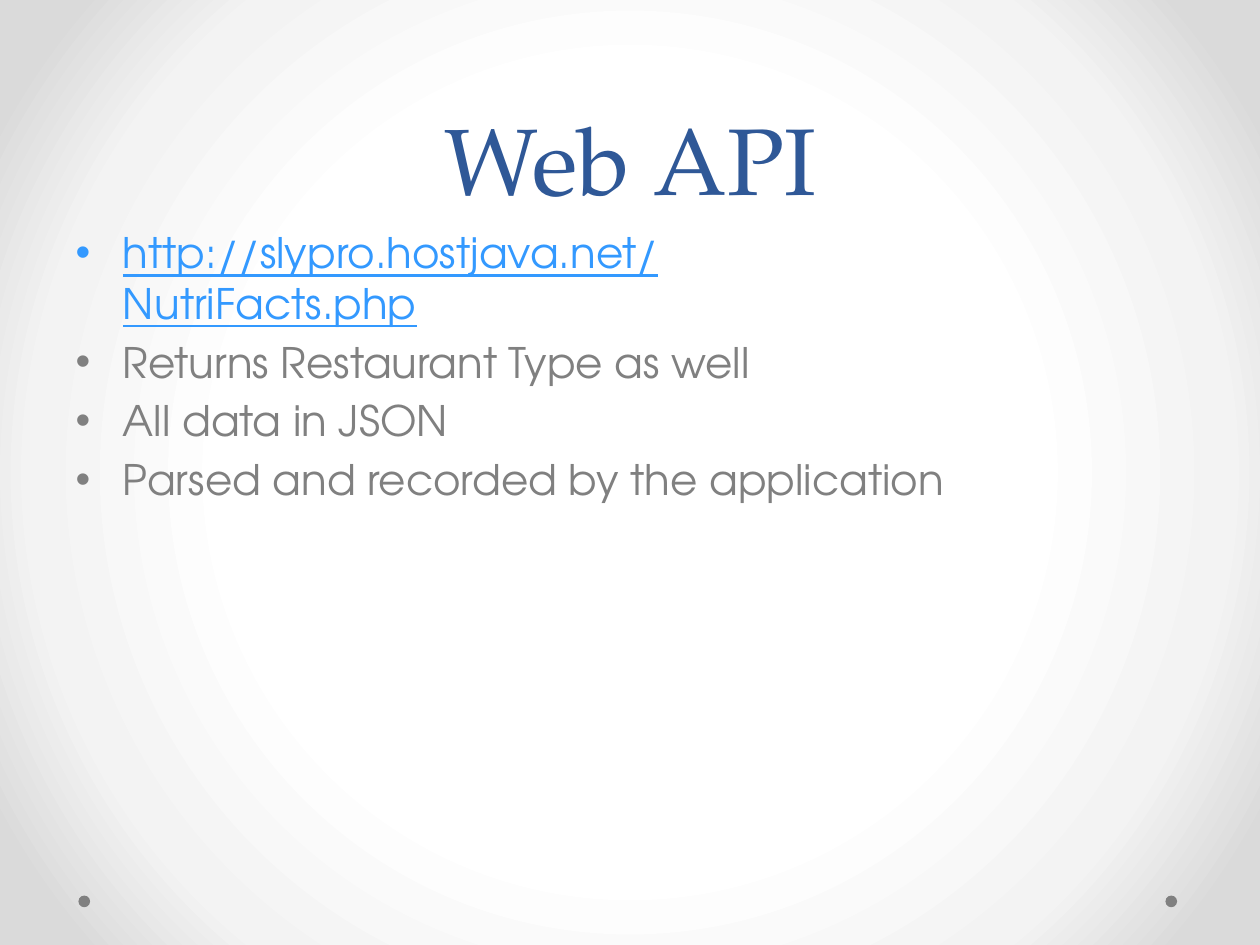
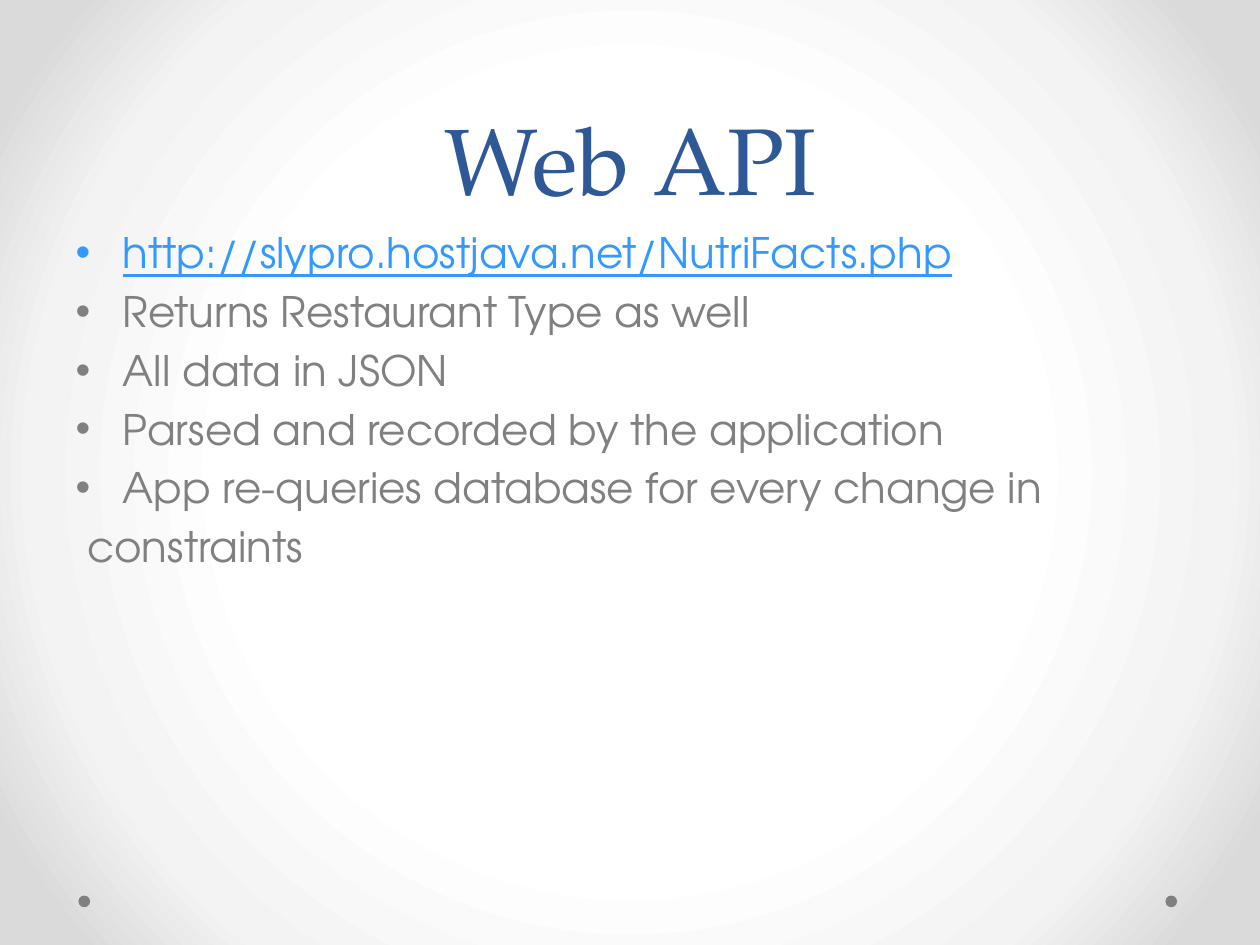
Before and after one commit to onethousandcats/acs560_course_project, a slide deck: slide 11 of Final Presentation/ACS560 Final Presentation.pptx (slide 5 before the commit). Drawn at 1260x945 pixels with LibreOffice and Linux fonts; fonts in the diff are those of the drawing. Boxes give left, top, right and bottom in pixels: in the first picture for what was removed or moved away, otherwise in the second. Text is boxed around its words. In the diff, an @@ line names an element or a change of style, - is before the commit and + after.

```diff
--- a/Final Presentation/ACS560 Final Presentation.pptx
+++ b/Final Presentation/ACS560 Final Presentation.pptx
@@ text at (87,472,1042,563): paragraphs added @@
+• App re-queries database for every change in
+constraints
```
Also in this commit, not shown: 3 other slides changed, 8 slides added, 2 other files.
